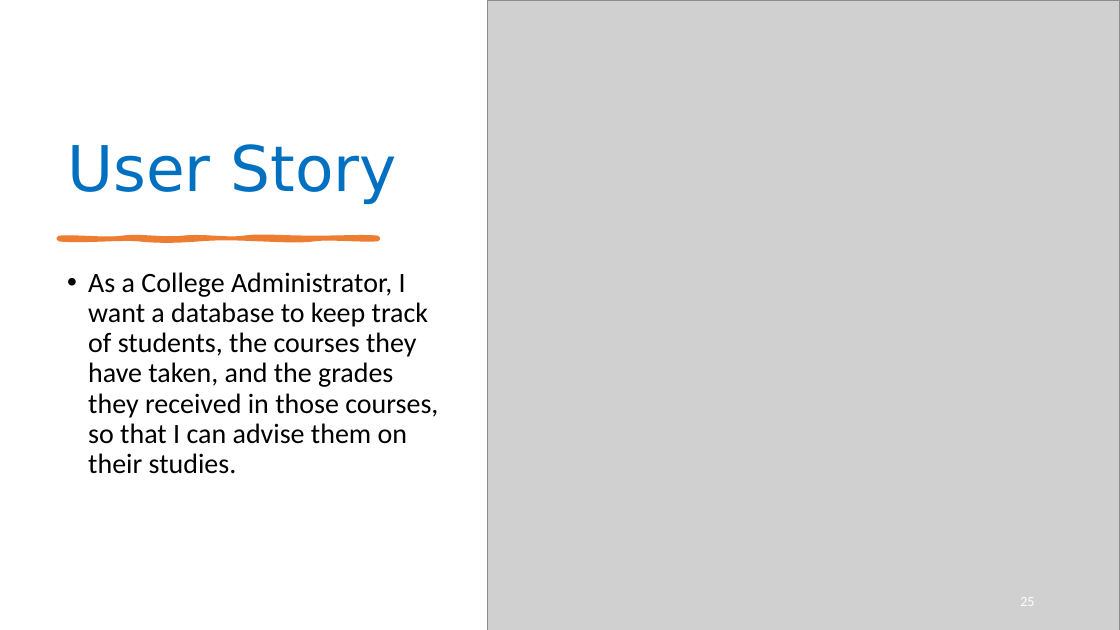
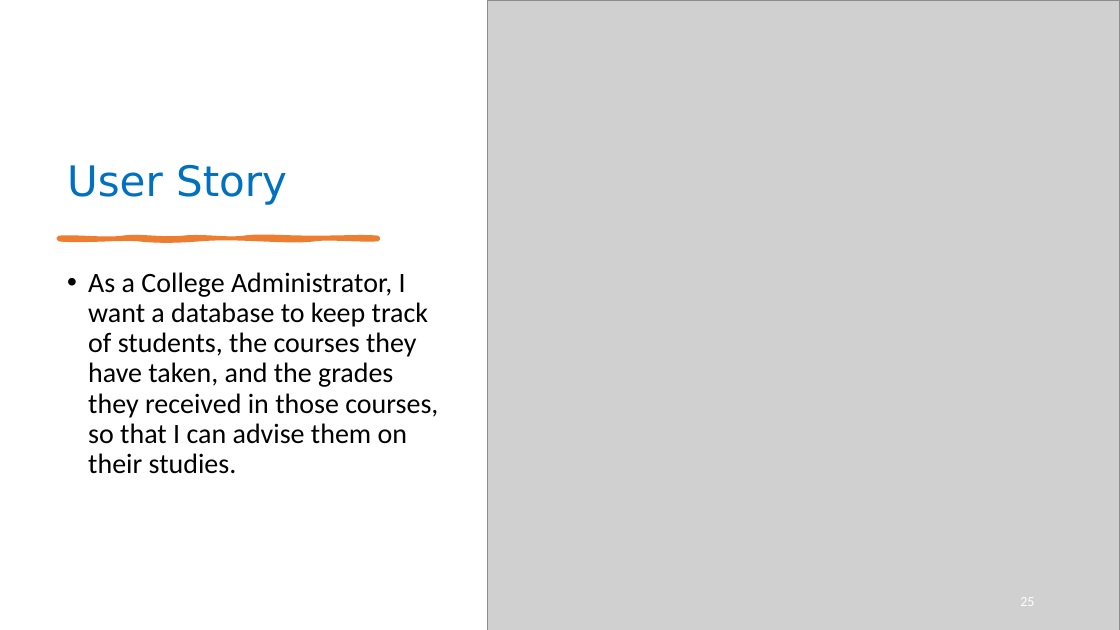
Before and after one commit to neu-se/CS4530-Spring-2025, a slide deck: slide 25 of Slides/Module 01.2 Requirements Gathering.pptx. Drawn at 1120x630 pixels with LibreOffice and Linux fonts; fonts in the diff are those of the drawing; grey boxes stand for pictures. Boxes give left, top, right and bottom in pixels: in the first picture for what was removed or moved away, otherwise in the second. Text is boxed around its words. In the diff, an @@ line names an element or a change of style, - is before the commit and + after.

```diff
--- a/Slides/Module 01.2 Requirements Gathering.pptx
+++ b/Slides/Module 01.2 Requirements Gathering.pptx
@@ title "User Story" at (67, 165, 287, 205): size 54 to 36 pt @@
```
Also in this commit, not shown: 2 other slides changed, 1 other file.
